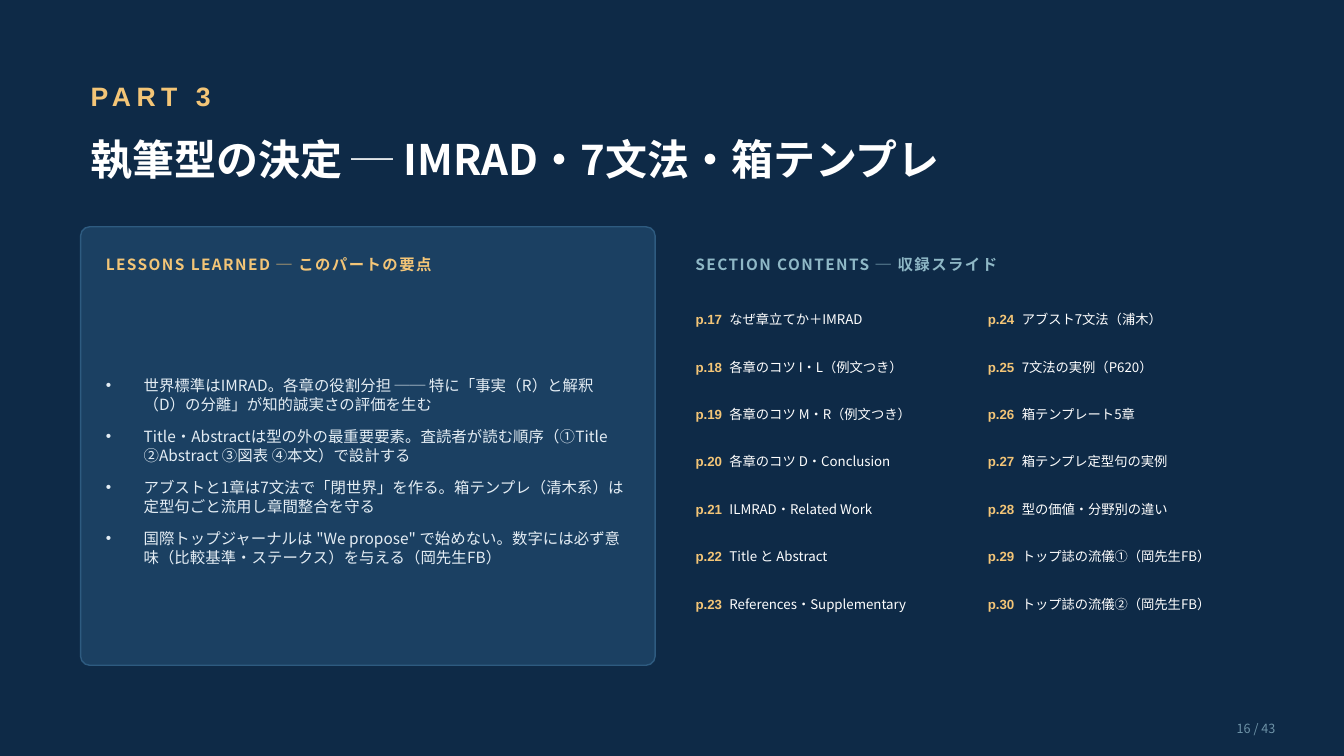
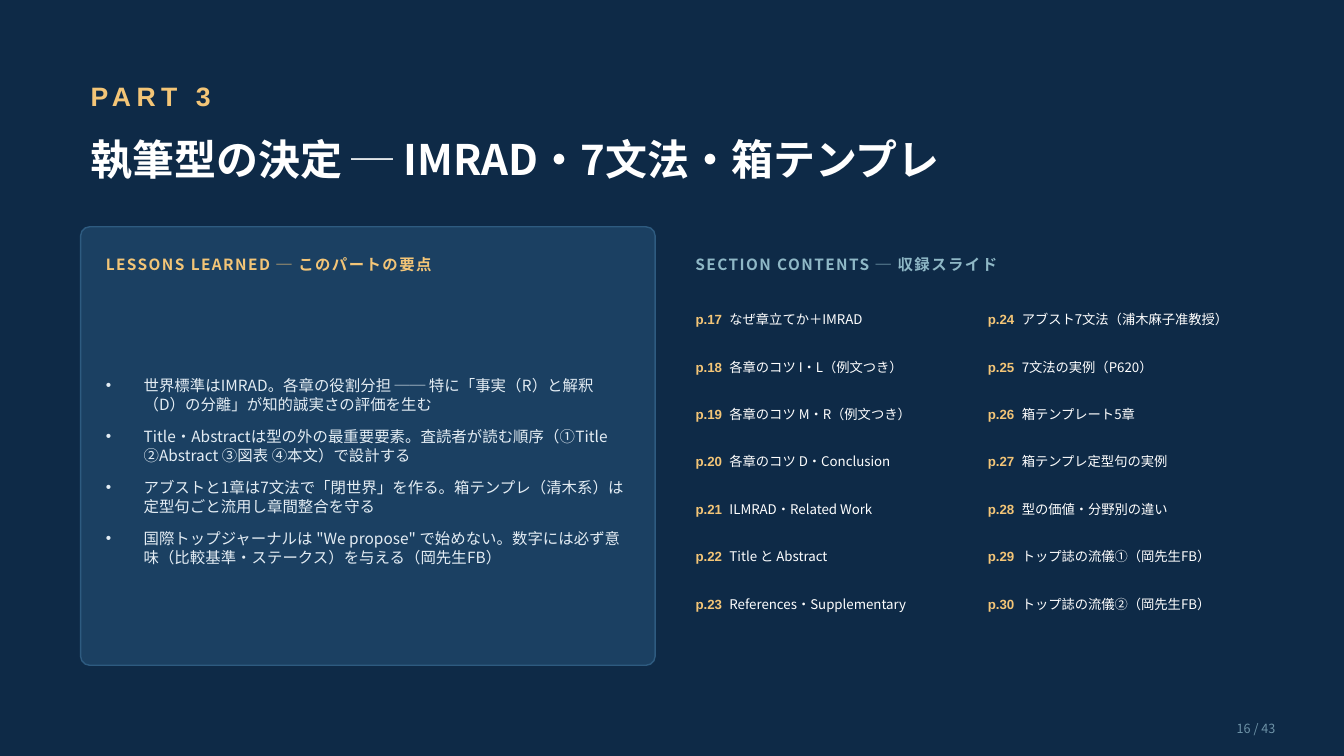
Before and after one commit to aix-sc/research-lifecycle-guide, a slide deck: slide 16 of docs/20260709_Research_Lifecycle_Guide_v7_JA.pptx. Drawn at 1344x756 pixels with LibreOffice and Linux fonts; fonts in the diff are those of the drawing. Boxes give left, top, right and bottom in pixels: in the first picture for what was removed or moved away, otherwise in the second. Text is boxed around its words. In the diff, an @@ line names an element or a change of style, - is before the commit and + after.

```diff
--- a/docs/20260709_Research_Lifecycle_Guide_v7_JA.pptx
+++ b/docs/20260709_Research_Lifecycle_Guide_v7_JA.pptx
@@ text at <box>988,312,1228,327</box>: text changed @@
-p.24 アブスト7文法（浦木）
+p.24 アブスト7文法（浦木麻子准教授）
```
Also in this commit, not shown: 4 other slides changed, 6 other files.
